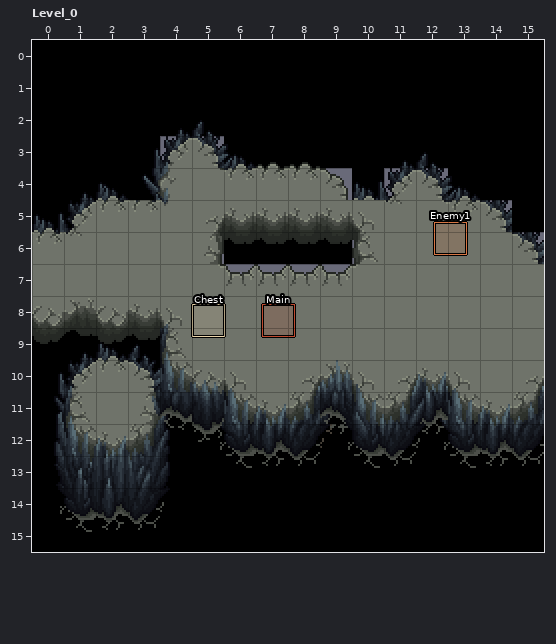
An edit to a level. LDtk project, lab/matrimony/LDtK_Matrimony/Matrimony.ldtk. Above, as it was before the edit.
Cells are 16x16 px. Shown: Level_0 x 0..15, y 0..15.
The result:
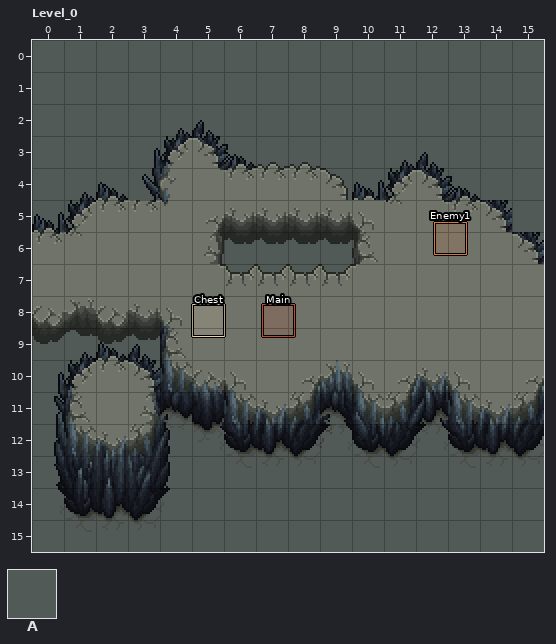
Key: from "Ground_rocks2": A 1495.
_ is an empty cell, . an unchanged one.
Tiles of an added or newly shown layer are drawn over the layers below it.
From the commit log: Update Matrimony level: new background layer and tiles
The edit:
--- layer "Back_Background" (added)
@@ x 0..15 @@
- 0 ________________
- 1 ________________
- 2 ________________
- 3 ________________
- 4 ____....._______
- 5 __............__
- 6 .....______...._
- 7 ......____......
+ 0 AAAAAAAAAAAAAAAA
+ 1 AAAAAAAAAAAAAAAA
+ 2 AAAAAAAAAAAAAAAA
+ 3 AAAAAAAAAAAAAAAA
+ 4 AAAA.....AAAAAAA
+ 5 AA............AA
+ 6 .....AAAAAA....A
+ 7 ......AAAA......
@@ x 0..15 @@
- 9 ____............
-10 __._............
-11 _..._...._.._...
-12 _...____________
-13 _...____________
-14 ________________
-15 ________________
+ 9 AAAA............
+10 AA.A............
+11 A...A....A..A...
+12 A...AAAAAAAAAAAA
+13 A...AAAAAAAAAAAA
+14 AAAAAAAAAAAAAAAA
+15 AAAAAAAAAAAAAAAA
Changed places in both pictures, as pixel boxes (x1, y1, x2, y2):
added: (32, 40, 544, 274)
added: (32, 330, 544, 552)
